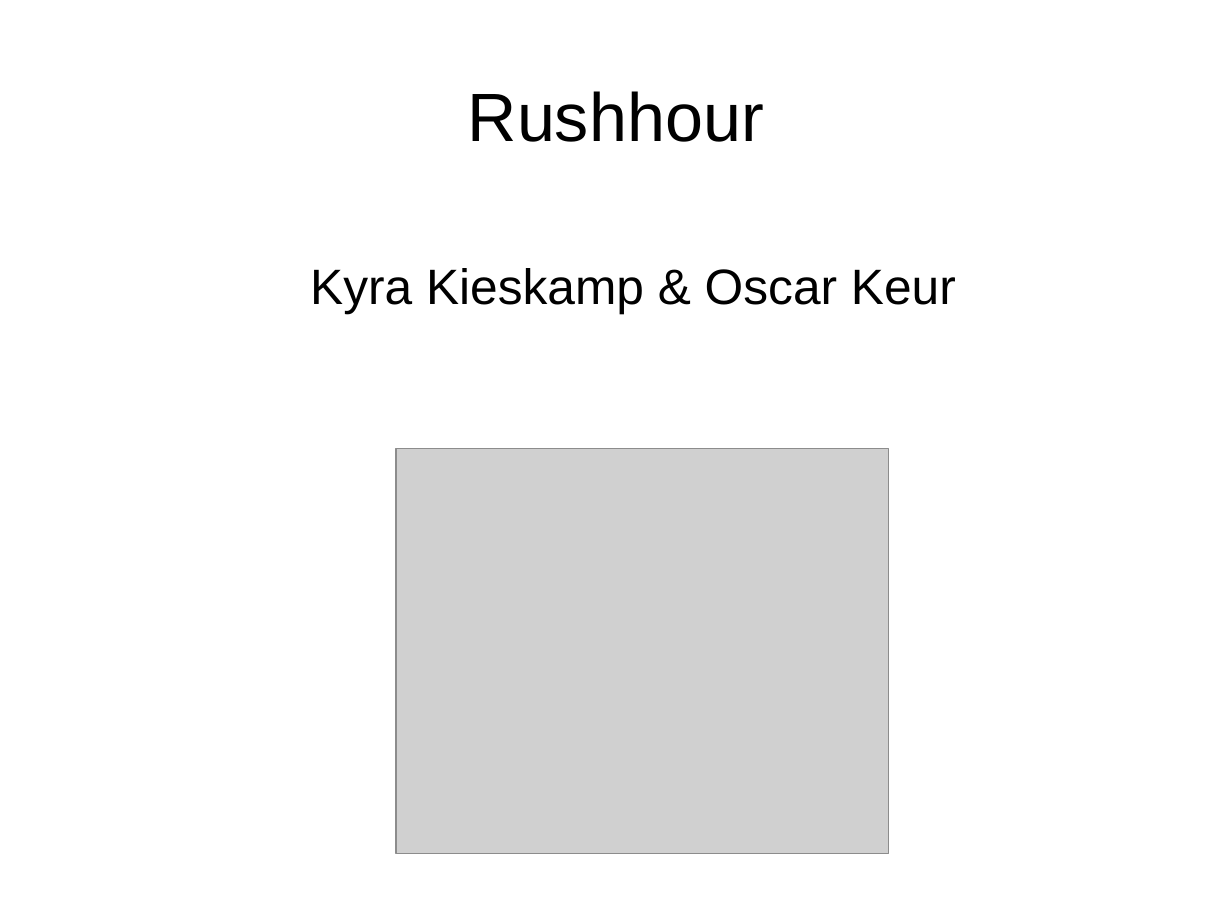
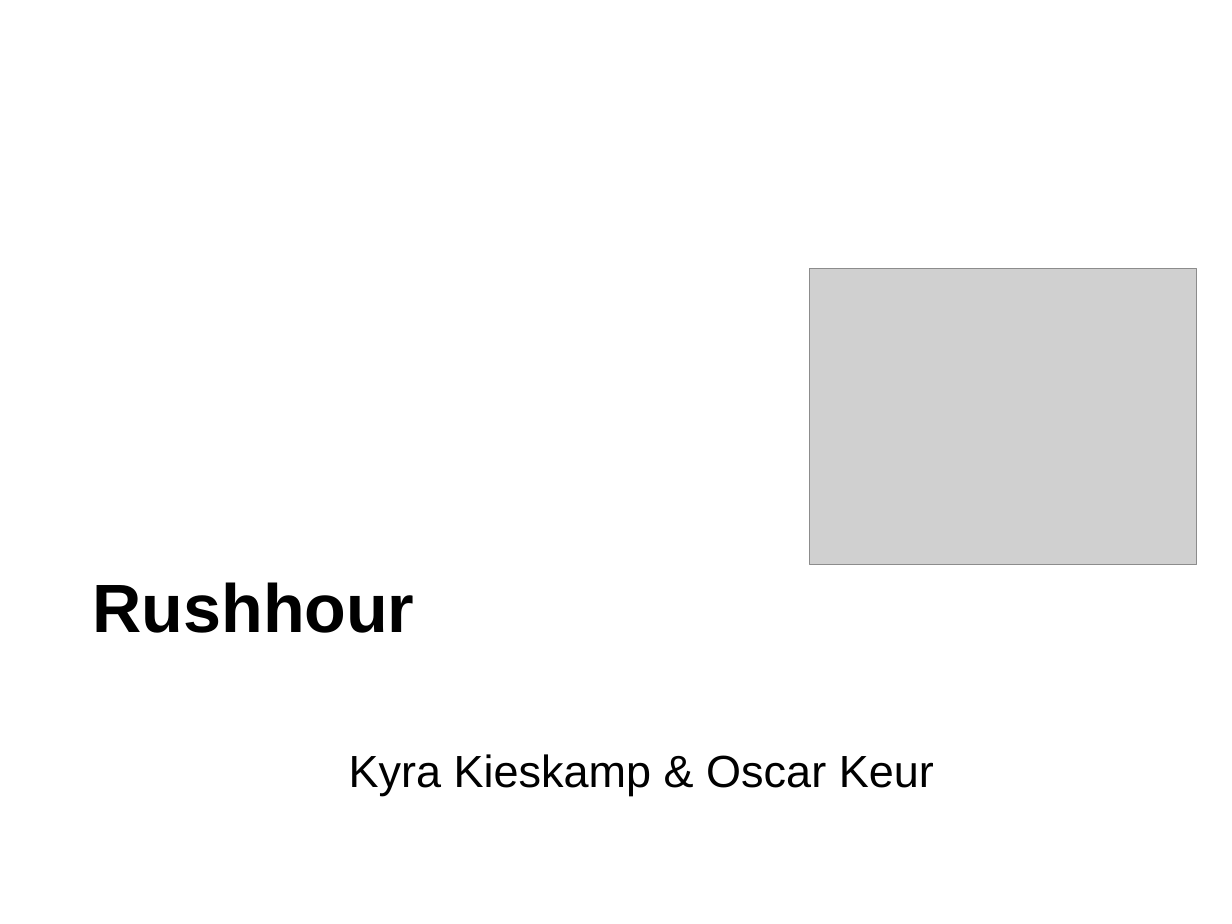
Before and after one commit to oekeur/MinProg_Heuristieken, a slide deck: slide 1 of Presentation rushhour week 4.odp. Drawn at 1232x924 pixels with LibreOffice and Linux fonts; fonts in the diff are those of the drawing; grey boxes stand for pictures; background and template pictures are left out. Boxes give left, top, right and bottom in pixels: in the first picture for what was removed or moved away, otherwise in the second. Text is boxed around its words. In the diff, an @@ line names an element or a change of style, - is before the commit and + after.

```diff
--- a/Presentation rushhour week 4.odp
+++ b/Presentation rushhour week 4.odp
@@ picture: place and size @@
-picture at box(396, 449, 889, 854)
+picture at box(809, 268, 1196, 565)
@@ title "Rushhour": place and size @@
-title "Rushhour" at box(468, 91, 764, 142)
+title "Rushhour" at box(92, 582, 414, 633)
@@ title "Rushhour" at box(92, 582, 414, 633): bold on; alignment centre to left; vertical alignment middle to top @@
@@ subtitle "Kyra Kieskamp & Oscar Keur": place and size @@
-subtitle "Kyra Kieskamp & Oscar Keur" at box(310, 268, 956, 314)
+subtitle "Kyra Kieskamp & Oscar Keur" at box(349, 754, 934, 796)
@@ subtitle "Kyra Kieskamp & Oscar Keur" at box(349, 754, 934, 796): size 32 to 29 pt; more space between paragraphs @@
```
Also in this commit, not shown: 5 other slides changed, 2 slides added, 2 slides removed, 1 other file.
